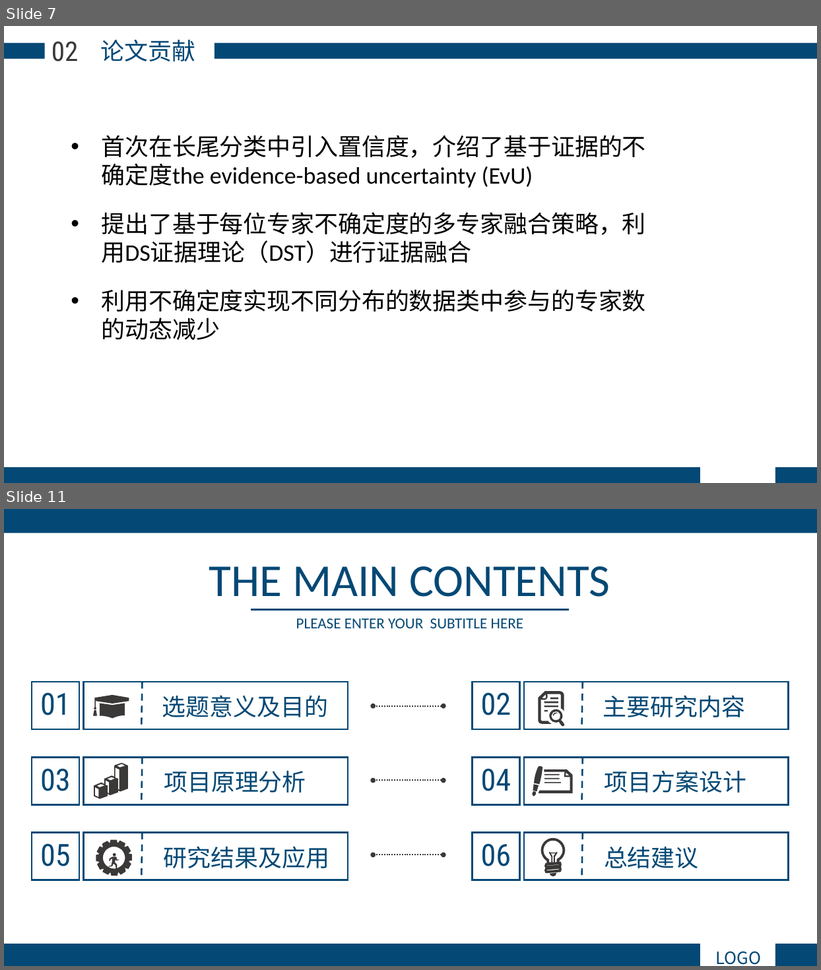
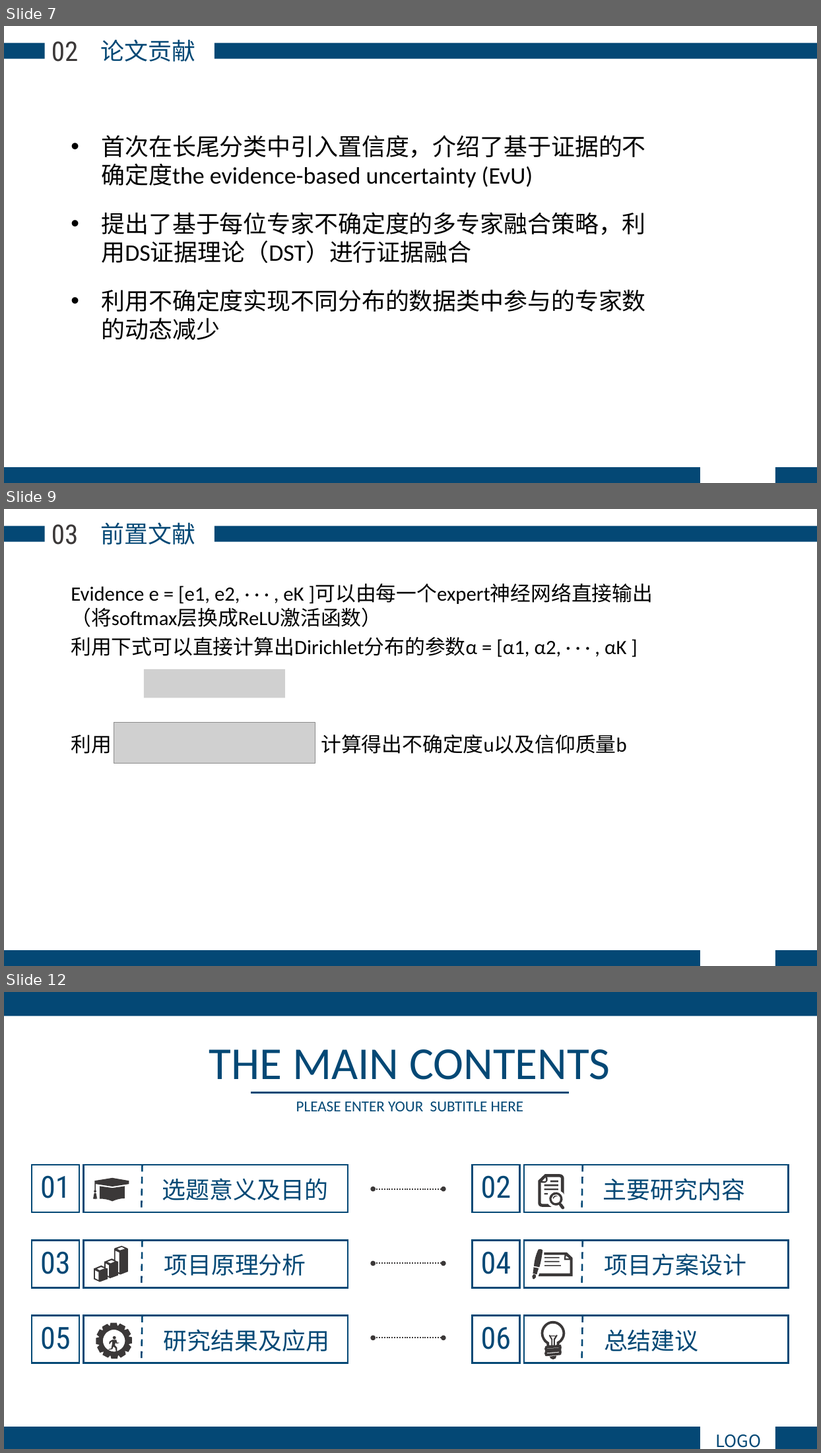
Before and after one commit to phuan-s/remote-repo, a slide deck: 研一上论文分享.pptx. Shown one above the other, each under a label of ours: slides 7 and 11 before the commit, slides 7, 9 and 12 after it; the slides between them are not shown. The pictures are 821x970 and 821x1453 pixels, drawn with LibreOffice and Linux fonts; fonts in the diff are those of the drawing; grey boxes stand for pictures. Boxes give left, top, right and bottom in pixels: in the first picture for what was removed or moved away, otherwise in the second. Text is boxed around its words. In the diff, an @@ line names an element or a change of style, - is before the commit and + after.

```diff
--- a/研一上论文分享.pptx
+++ b/研一上论文分享.pptx
@@ slide 9 added at box(4, 509, 817, 966), background #FFFFFF @@
@@ rectangle added at box(4, 526, 45, 542), fill #044875 @@
@@ text added at box(52, 524, 78, 545), 32 pt, text #3B3838 @@
+03
@@ text added at box(101, 522, 196, 545), 28 pt, text #044875 @@
+前置文献
@@ rectangle added at box(215, 526, 817, 542), fill #044875 @@
@@ text added at box(71, 584, 653, 754), 24 pt, text #000000 @@
+Evidence e = [e1, e2, · · · , eK ]可以由每一个expert神经网络直接输出
+（将softmax层换成ReLU激活函数）
+利用下式可以直接计算出Dirichlet分布的参数α = [α1, α2, · · · , αK ]
+利用 计算得出不确定度u以及信仰质量b
@@ picture added at box(144, 669, 285, 698) @@
@@ picture added at box(114, 722, 315, 763) @@
@@ rectangle added at box(4, 951, 700, 966), fill #044875 @@
@@ rectangle added at box(776, 951, 817, 966), fill #044875 @@
@@ what was slide 11 is now slide 12 @@
```
Also in this commit, not shown: 3 slides changed, 15 other files.
